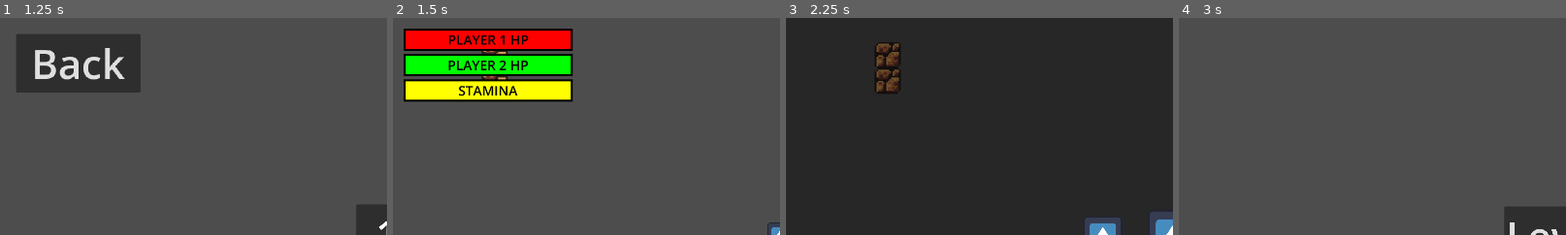
Above: before the commit, frames 1-4 (left to right).
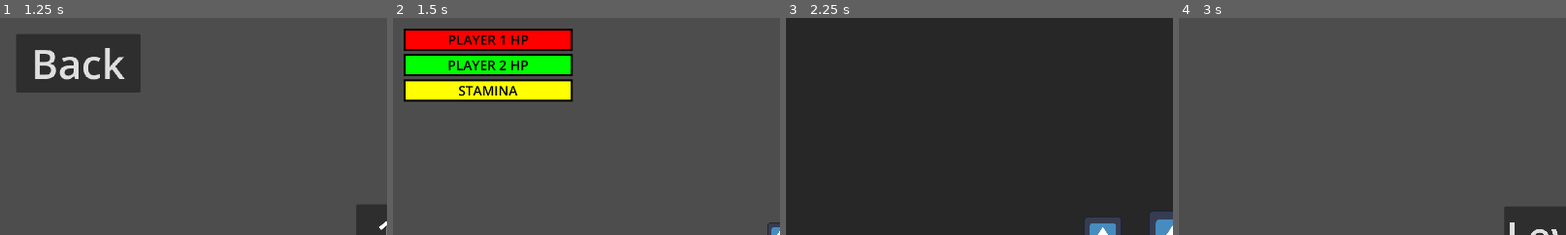
Above: after the commit, the same moments.

Repository: RAGEJames/Game
Game: Godot game, scene res://Menu.tscn
The game is run twice, just before and just after one commit, with the same random seed, the same clock (stepped at 60 frames per second) and the same inputs. The engine's default icon, where the game draws it, is replaced by a stand-in: a white triangle on a blue panel in a dark square.
Inputs (mouse positions are % of the whole screen's width and height, from its top left):
- Up to frame 1 (1.25 s): click "Levels" at 0.5 s
- Up to frame 2 (1.5 s): click (50, 50) at 1.27 s
- Up to frame 3 (2.25 s): click (96, 6) at 2 s
- Up to frame 4 (3 s): click (41, 50) at 2.75 s
The pictures show only the part of the screen within x 0-50%, y 0-50%; the shares and areas given below are measured in that part.

Frame 1 is identical in both runs. In frame 2, 0.2% of the frame differs, in the area x 22-30%, y 15-29%; in frame 3, 1.1%, in the area x 23-30%, y 11-35%; in frame 4, nothing differs.

Commit message:
autocommit

Diff:
--- a/Levels/1.tscn
+++ b/Levels/1.tscn
@@ -210,7 +210,7 @@
 
 [node name="TileMapLayer" type="TileMapLayer" parent="W1"]
 scale = Vector2(4, 4)
-tile_map_data = PackedByteArray("AAD7/wMAAAAAAAAAAAD8/wMAAAA …(19919 unchanged characters)… ABAAAAAAA7AA4AAAABAAAAAAA7AA0AAAABAAAAAAD0//z/AAABAAAAAAD0//v/AAABAAAAAAA=")
+tile_map_data = PackedByteArray("AAD7/wMAAAAAAAAAAAD8/wMAAAA …(19919 unchanged characters)… ABAAAAAAA7AA4AAAABAAAAAAA7AA0AAAABAAAAAAA=")
 tile_set = SubResource("TileSet_j16di")
 
 [node name="W2" type="Node2D" parent="."]
Not shown, removed: Levels/1.tscn-4eytWU
